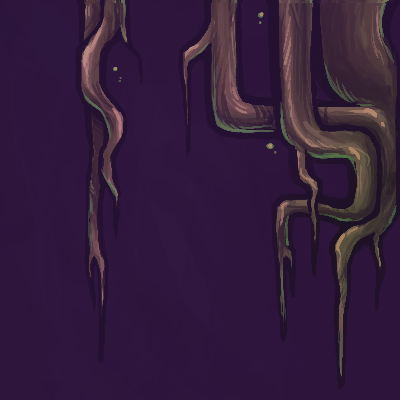
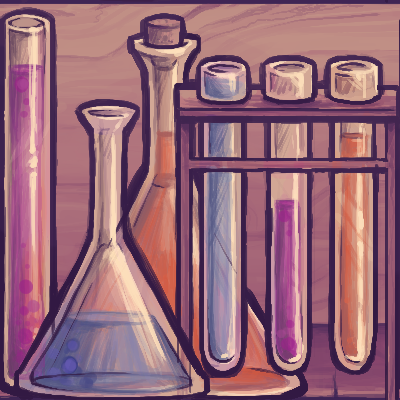
Revision of a layered 400 x 400 image; what changed, layer by layer:
hid "roots 3" over [75, 0, 400, 390]
added layer "potions 2" above "potions 1" over [0, 0, 400, 400]
showed "2" over [0, 0, 400, 400]
